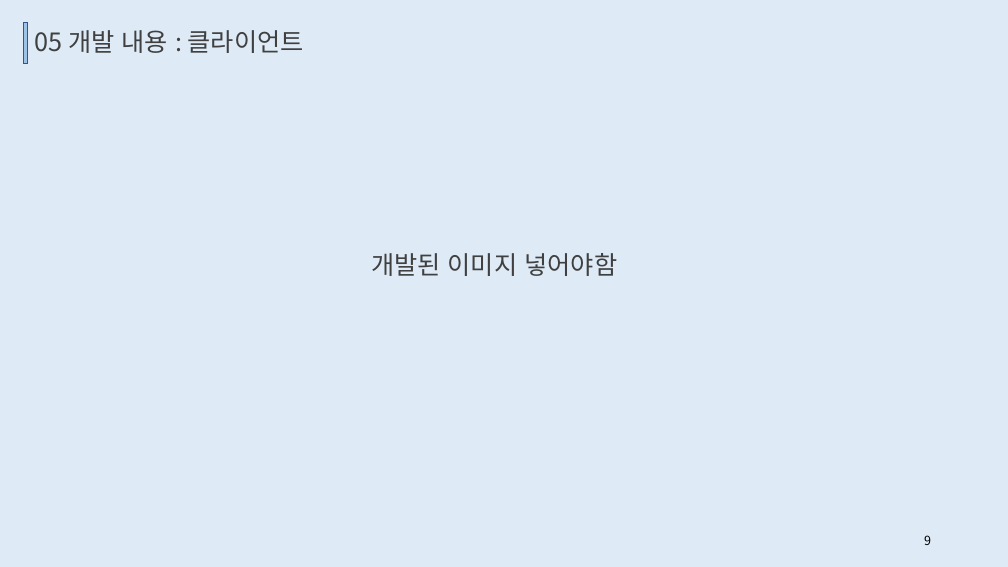
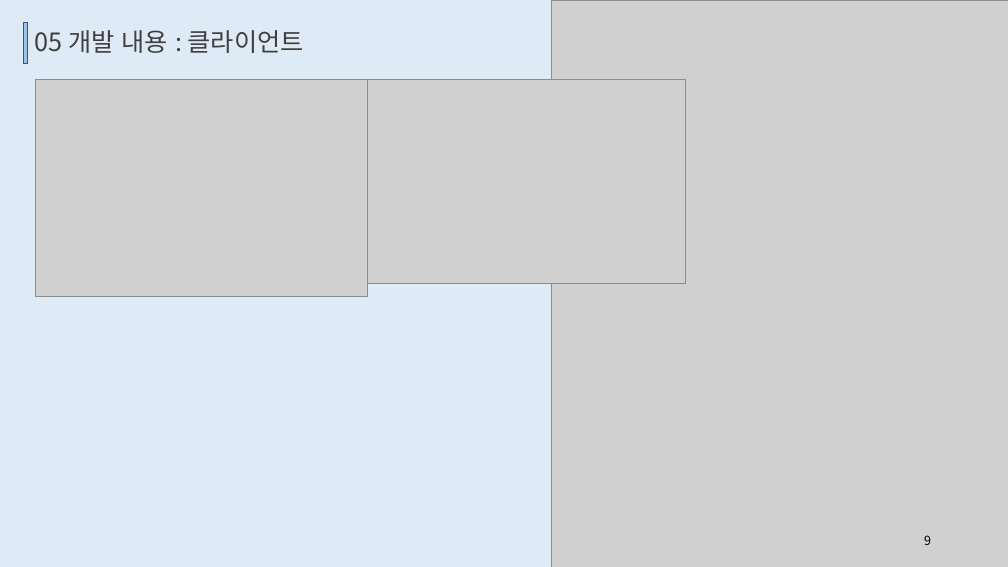
Before and after one commit to TUKoreaEscape/Graduation_Project, a slide deck: slide 9 of Graduation_Document/중간발표.pptx. Drawn at 1008x567 pixels with LibreOffice and Linux fonts; fonts in the diff are those of the drawing; grey boxes stand for pictures. Boxes give left, top, right and bottom in pixels: in the first picture for what was removed or moved away, otherwise in the second. Text is boxed around its words. In the diff, an @@ line names an element or a change of style, - is before the commit and + after.

```diff
--- a/Graduation_Document/중간발표.pptx
+++ b/Graduation_Document/중간발표.pptx
@@ picture added at (x1=552, y1=0, x2=1008, y2=567) @@
@@ picture added at (x1=36, y1=80, x2=368, y2=297) @@
@@ picture added at (x1=368, y1=80, x2=686, y2=284) @@
@@ text removed at (x1=371, y1=253, x2=617, y2=276) @@
-개발된 이미지 넣어야함
```
Also in this commit, not shown: 13 other slides changed, 1 slide removed.
